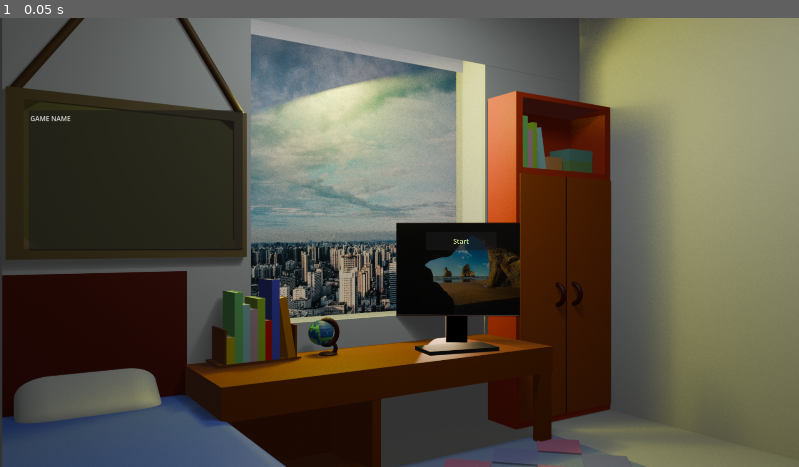
Above: before the commit, frame 1.
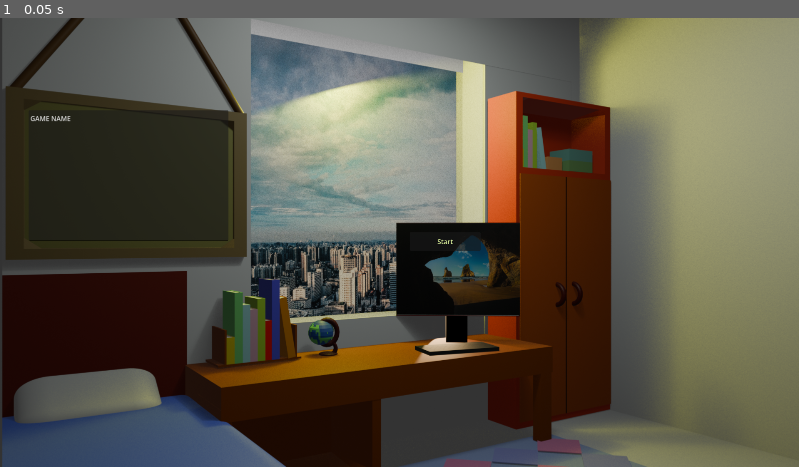
Above: after the commit, the same moment.

Repository: 13DGT-Project/Main_Game
Game: Godot game, scene res://MainMenu/Scenes/main_menu.tscn
The game is run twice, just before and just after one commit, with the same random seed, the same clock (stepped at 60 frames per second) and the same inputs.
Inputs:
- Up to frame 1 (0.05 s): no input

The runs differ from the first frame. In frame 1, 0.3% of the frame differs, in the area x 17-62%, y 20-52%.

Commit message:
Add main menu assets and tweak UI layout
Add placeholder main menu artwork (Main_Menu.psd and Main_Menu_withplaceholdertitle.png) and update Blender scene files (JPCandsurroundings.blend / .blend1). Adjust UI layout in main_menu.tscn: modify Control node offsets (left/top/right/bottom) and update TextEdit offsets to correct positioning/alignment of the main menu elements.

Diff:
--- a/main-game/MainMenu/Scenes/main_menu.tscn
+++ b/main-game/MainMenu/Scenes/main_menu.tscn
@@ -14,8 +14,10 @@
 [node name="Control" type="Control" parent="." unique_id=1763362267]
 layout_mode = 3
 anchors_preset = 0
-offset_right = 1922.0
-offset_bottom = 1086.0
+offset_left = -38.0
+offset_top = 1.0
+offset_right = 1884.0
+offset_bottom = 1087.0
 
 [node name="Start" type="Button" parent="Control" unique_id=470115809]
 layout_mode = 0
@@ -29,6 +31,6 @@
 [node name="TextEdit" type="TextEdit" parent="." unique_id=1030892516]
 offset_left = 69.0
 offset_top = 222.0
-offset_right = 583.0
-offset_bottom = 559.0
+offset_right = 549.0
+offset_bottom = 536.0
 text = "GAME NAME"
Not shown, changed: Blender Assets/JPCandsurroundings.blend
Not shown, changed: Blender Assets/JPCandsurroundings.blend1
Not shown, added: Blender Assets/Main_Menu_withplaceholdertitle.png
Not shown, added: main-game/MainMenu/Assets/Main_Menu.psd
